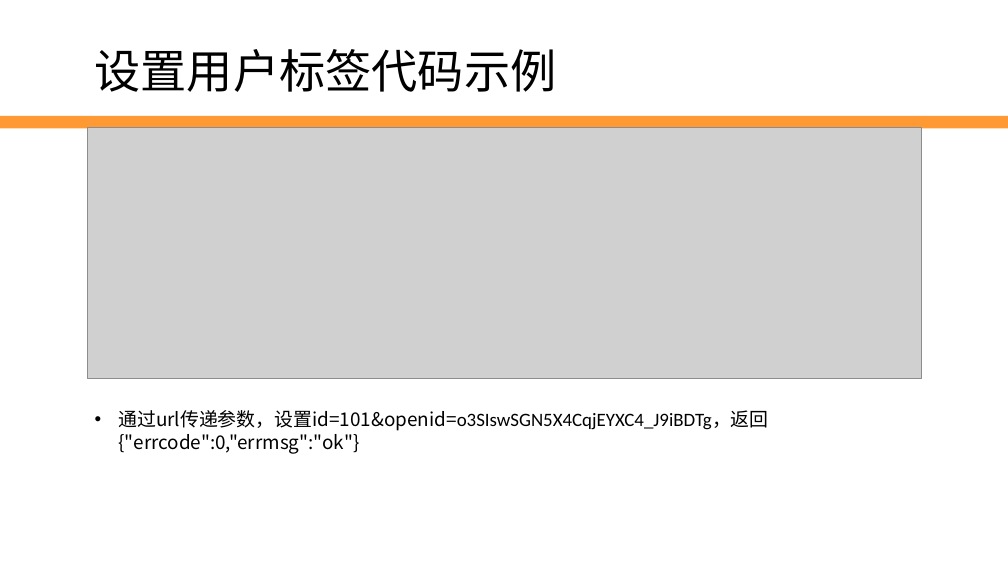
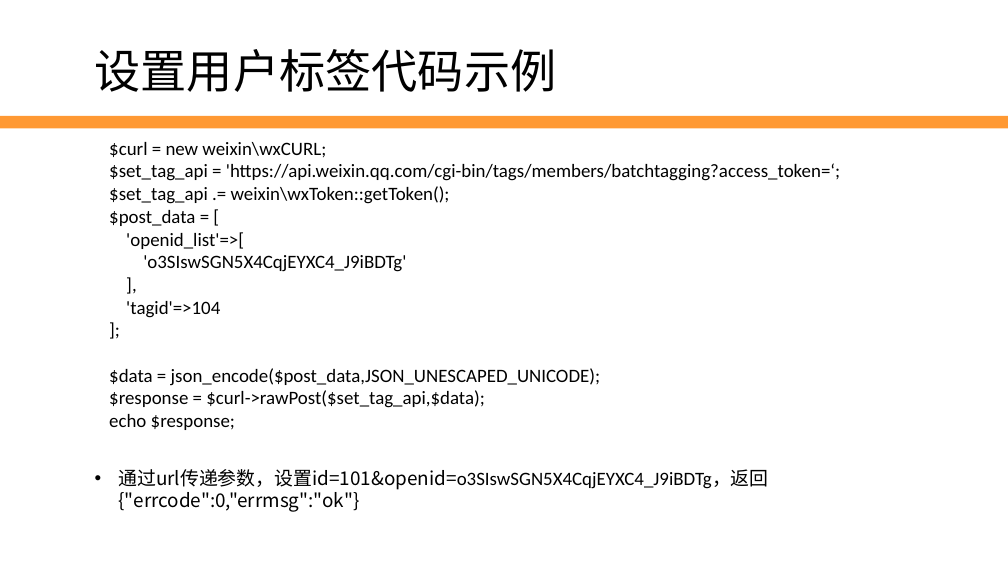
Before and after one commit to edu2act/2017-2018_1st_Wechat_Web_Programming, a slide deck: slide 26 of meterials/slides/ch08-user-manage.pptx. Drawn at 1008x567 pixels with LibreOffice and Linux fonts; fonts in the diff are those of the drawing; grey boxes stand for pictures; background and template pictures are left out. Boxes give left, top, right and bottom in pixels: in the first picture for what was removed or moved away, otherwise in the second. Text is boxed around its words. In the diff, an @@ line names an element or a change of style, - is before the commit and + after.

```diff
--- a/meterials/slides/ch08-user-manage.pptx
+++ b/meterials/slides/ch08-user-manage.pptx
@@ picture removed at box(87, 128, 922, 378) @@
@@ text added at box(109, 142, 840, 430), 18 pt, text #000000 @@
+$curl = new weixin\wxCURL;
+$set_tag_api = 'https://api.weixin.qq.com/cgi-bin/tags/members/batchtagging?access_token=‘;
+$set_tag_api .= weixin\wxToken::getToken();
+$post_data = [
+'openid_list'=>[
+'o3SIswSGN5X4CqjEYXC4_J9iBDTg'
+],
+'tagid'=>104
+];
+$data = json_encode($post_data,JSON_UNESCAPED_UNICODE);
+$response = $curl->rawPost($set_tag_api,$data);
+echo $response;
@@ text "通过url传递参数，设置id=101&openid=o3SIswSGN5X4CqjEYXC4_J9iBDTg，返回{"e ...": place and size @@
-text "通过url传递参数，设置id=101&openid=o3SIswSGN5X4CqjEYXC4_J9iBDTg，返回{"e ..." at box(118, 410, 769, 454)
+text "通过url传递参数，设置id=101&openid=o3SIswSGN5X4CqjEYXC4_J9iBDTg，返回{"e ..." at box(118, 469, 769, 512)
```
Also in this commit, not shown: 7 other slides changed, 23 other files.
